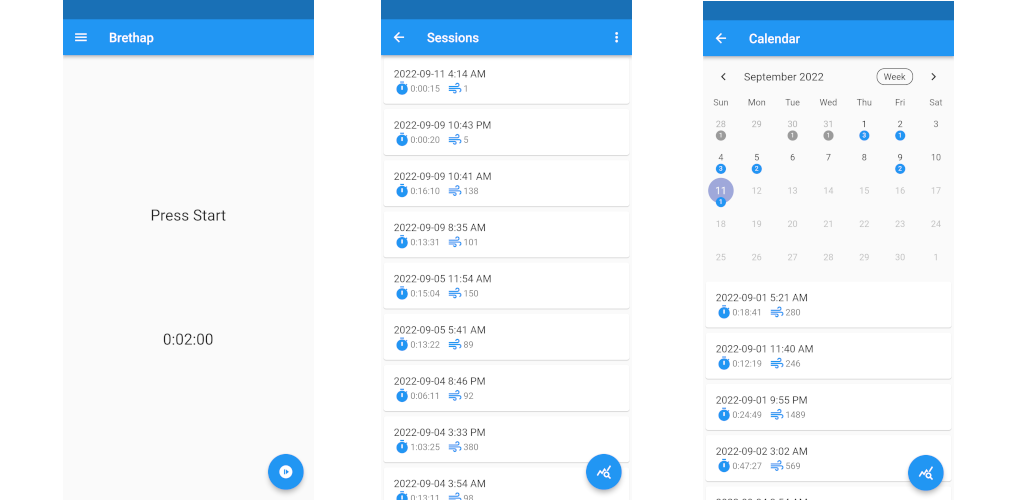
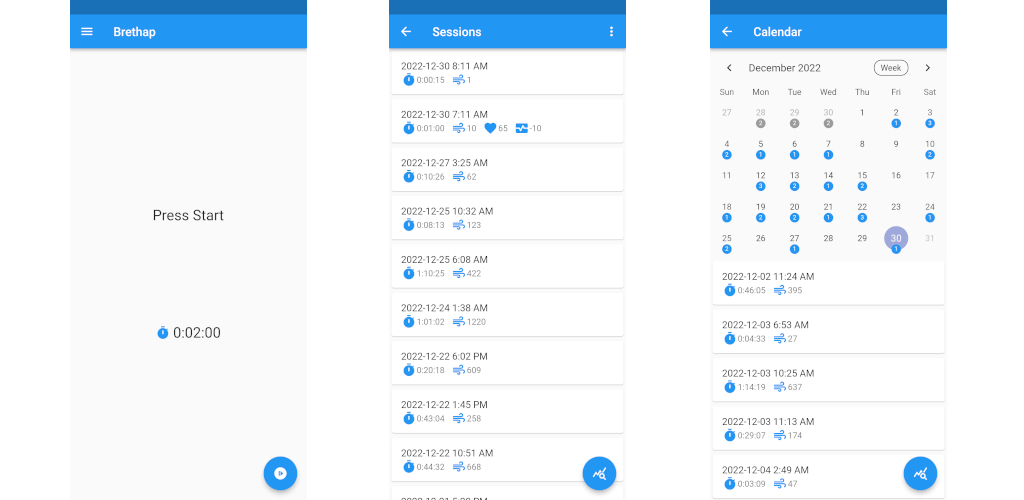
Two versions of the same layered image (1024x500). Layer-by-layer changes:
painted on "calendar" over box(703, 0, 954, 500)
painted on "sessions" over box(381, 0, 632, 500)
painted on "home" over box(63, 0, 314, 500)
